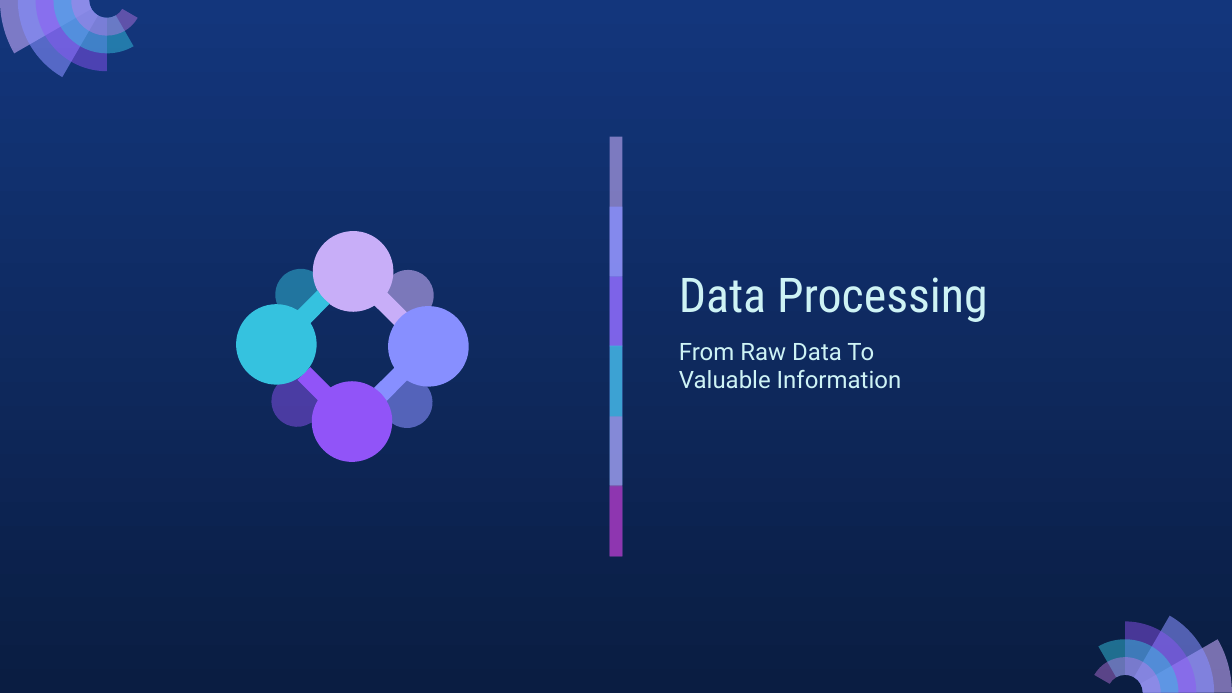
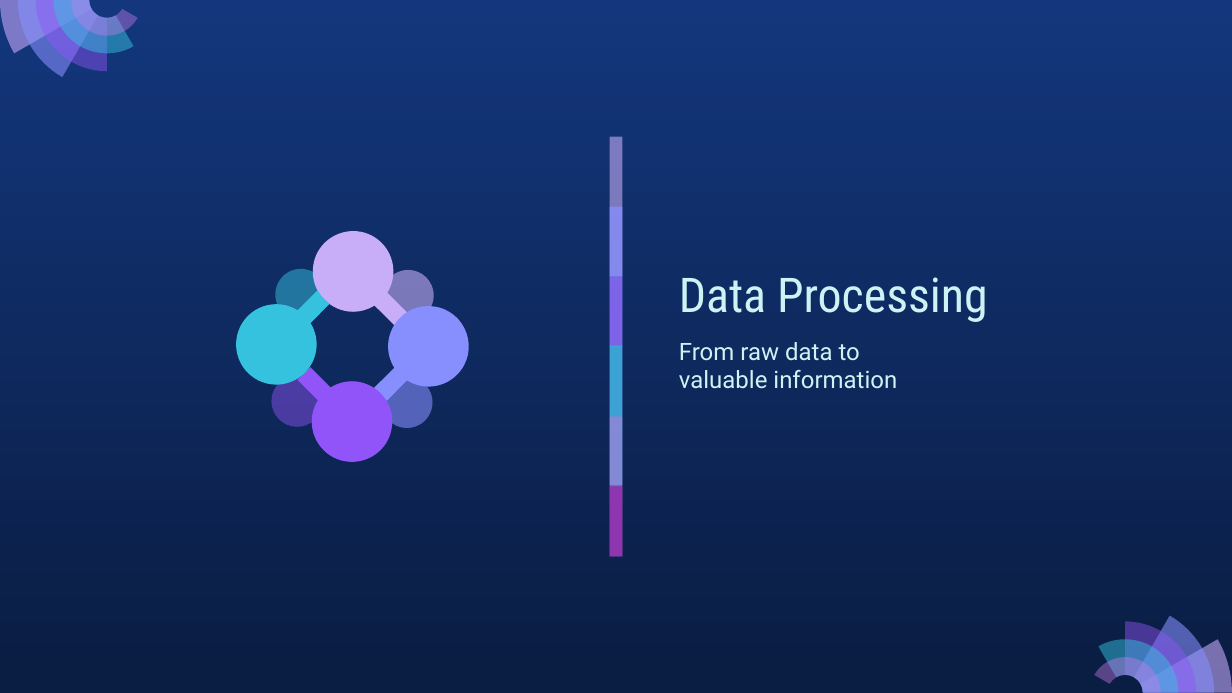
Before and after one commit to FFCA/bda-gr4-domains-analysis, a slide deck: slide 11 of presentation.pptx. Drawn at 1232x693 pixels with LibreOffice and Linux fonts; fonts in the diff are those of the drawing. Boxes give left, top, right and bottom in pixels: in the first picture for what was removed or moved away, otherwise in the second. Text is boxed around its words. In the diff, an @@ line names an element or a change of style, - is before the commit and + after.

```diff
--- a/presentation.pptx
+++ b/presentation.pptx
@@ text at (679, 342, 897, 389): text changed @@
-From Raw Data To Valuable Information
+From raw data to valuable information
```
Also in this commit, not shown: 12 other slides changed, 2 slides added.
